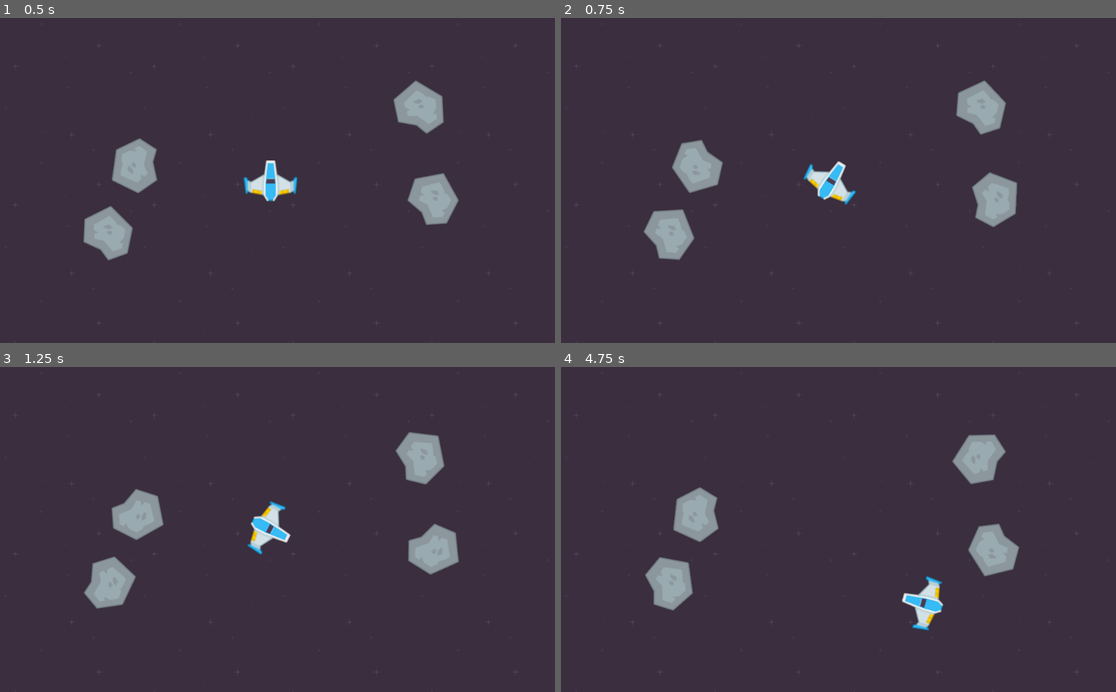
Above: before the commit, frames 1-4 (two rows, left to right).
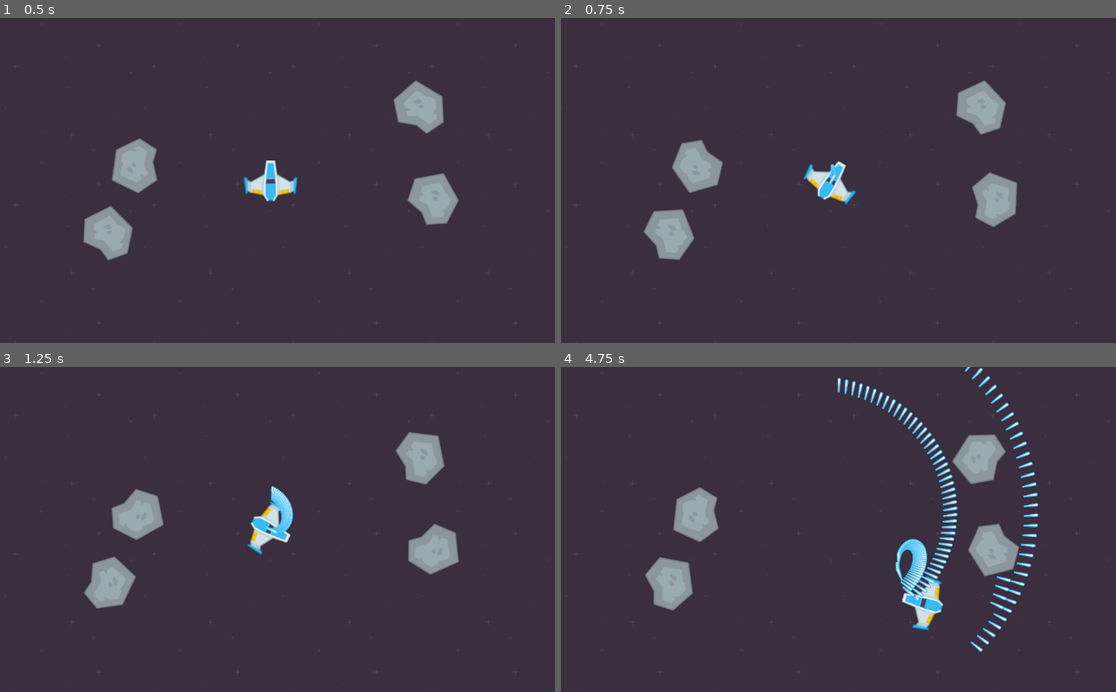
Above: after the commit, the same moments.

Repository: 3deric/GodotAsteroids
Game: Godot game, scene res://Scene/Asteroids.tscn
The game is run twice, just before and just after one commit, with the same random seed, the same clock (stepped at 60 frames per second) and the same inputs.
Inputs:
- Up to frame 1 (0.5 s): no input
- Up to frame 2 (0.75 s): hold Right (MovementRight) from 0.53 s (still down); hold Space (Shoot, bound only after the commit) from 0.53 s (still down)
- Up to frame 3 (1.25 s): keep holding Right (MovementRight); keep holding Space (Shoot, bound only after the commit)
- Up to frame 4 (4.75 s): release Right (MovementRight) at 1.28 s; release Space (Shoot, bound only after the commit) at 1.28 s; hold Left (MovementLeft) 1.28-2.03 s; tap Space (Shoot, bound only after the commit) at 1.35, 2.85, 4.35 s; hold Right (MovementRight) 2.03-2.78 s; hold Space (Shoot, bound only after the commit) 2.03-2.78 s; hold Up (MovementAccelerate) 2.78-3.53 s; hold Space (Shoot, bound only after the commit) 3.53-4.28 s; hold Left (MovementLeft) from 3.53 s (still down)

Frame 1 is identical in both runs. In frame 2, less than 0.1% of the frame differs, in the area x 48-50%, y 44-52%; in frame 3, 0.3%; in frame 4, 2.7%, in the area x 49-87%, y 0-88%.

Commit message:
Added basic shooting logic

Diff:
--- a/Prefabs/Projectile.tscn
+++ b/Prefabs/Projectile.tscn
@@ -5,7 +5,7 @@
 
 [sub_resource type="CapsuleShape2D" id=2]
 
-[node name="Projectile" type="RigidBody2D"]
+[node name="Projectile" type="Area2D"]
 script = ExtResource( 2 )
 
 [node name="Sprite" type="Sprite" parent="."]
--- a/Scripts/Player.gd
+++ b/Scripts/Player.gd
@@ -1,4 +1,6 @@
 extends Node2D
+
+
 
 const acc_multi = .05
 const rot_multi = .05
--- a/Scripts/PlayerRigidbody.gd
+++ b/Scripts/PlayerRigidbody.gd
@@ -1,4 +1,6 @@
 extends RigidBody2D
+
+var Projectile = preload("res://Prefabs/Projectile.tscn")
 
 export var accFac = 200.0
 export var steerFac = 0.05
@@ -6,6 +8,7 @@
 
 var accInput = 0.0
 var steerInput = 0.0
+var shootInput = 0
 var rot = 0.0
 
 var exhaustScale = 0
@@ -14,6 +17,7 @@
 func _physics_process(delta):
 	ApplyRotation(delta)
 	ApplyEngineForce(delta)
+	Shoot()
 
 func _ready():
 	exhaust = get_node("Exhaust")
@@ -24,10 +28,16 @@
 	exhaustScale = lerp(exhaustScale, accInput, delta * 10.0)
 	exhaust.scale = Vector2(1.0 ,exhaustScale)
 
+func Shoot():
+	if(shootInput > 0):
+		var p = Projectile.instance()
+		owner.add_child(p)
+		p.initialize(self.transform)
+
 func InputConctroller():
 	accInput = int(Input.is_action_pressed("MovementAccelerate"))
 	steerInput = int(Input.is_action_pressed("MovementLeft")) - int(Input.is_action_pressed("MovementRight"))
-
+	shootInput = int(Input.is_action_pressed("Shoot"))
 
 
 func ApplyRotation(delta):
--- a/Scripts/Projectile.gd
+++ b/Scripts/Projectile.gd
@@ -1,18 +1,17 @@
-extends RigidBody2D
+extends Area2D
+
+export var speed = 100
+var dir = Vector2(0.0,1.0)
 
 
-# Declare member variables here. Examples:
-# var a = 2
-# var b = "text"
+func _ready():
+	set_process(true)
+
+func initialize(parent):
+	self.transform = parent
+	var rot = rotation
+	dir = Vector2(cos(rot - 3.14/2), sin(rot - 3.14/2))
 
 
-# Called when the node enters the scene tree for the first time.
-func _ready():
-	linear_velocity = Vector2(0.0, -100.0)
-	set_process(true)
-	pass # Replace with function body.
-
-
-# Called every frame. 'delta' is the elapsed time since the previous frame.
-#func _process(delta):
-#	pass
+func _physics_process(delta):
+	position += dir * speed * delta
--- a/project.godot
+++ b/project.godot
@@ -31,6 +31,11 @@
 "events": [ Object(InputEventKey,"resource_local_to_scene":false,"resource_name":"","device":0,"alt":false,"shift":false,"control":false,"meta":false,"command":false,"pressed":false,"scancode":0,"physical_scancode":16777233,"unicode":0,"echo":false,"script":null)
  ]
 }
+Shoot={
+"deadzone": 0.5,
+"events": [ Object(InputEventKey,"resource_local_to_scene":false,"resource_name":"","device":0,"alt":false,"shift":false,"control":false,"meta":false,"command":false,"pressed":false,"scancode":0,"physical_scancode":32,"unicode":0,"echo":false,"script":null)
+ ]
+}
 
 [physics]
 
